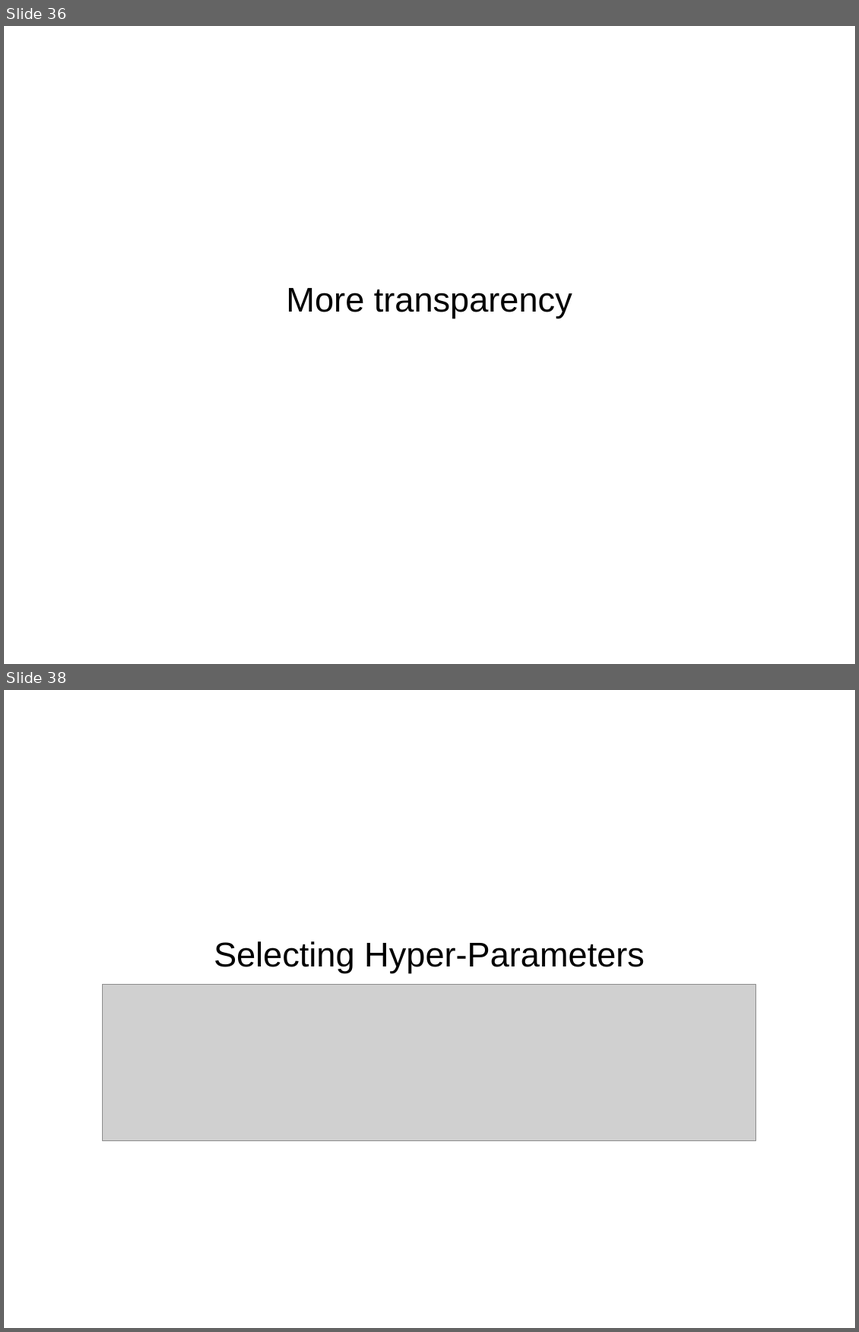
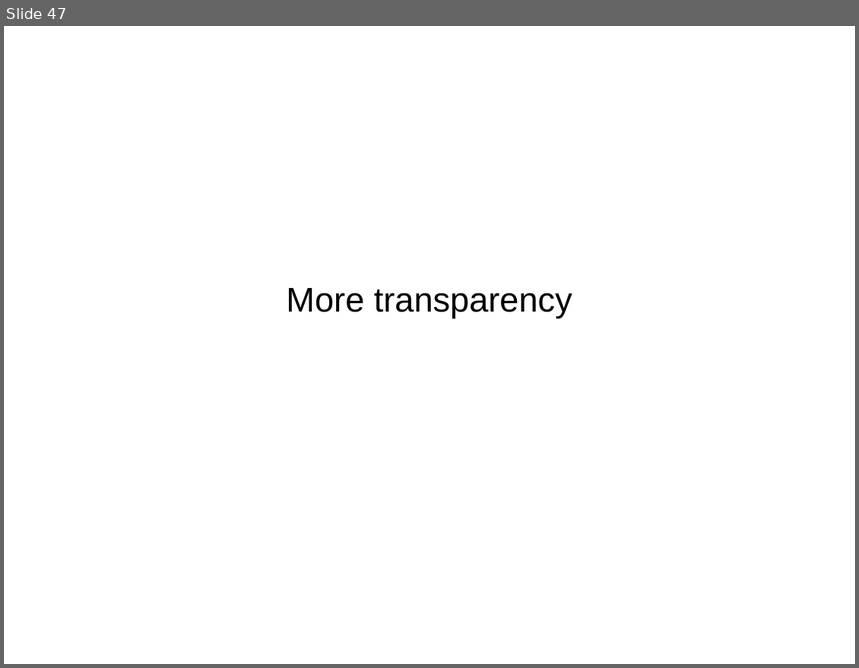
Before and after one commit to amueller/talks_odt, a slide deck: pycon_india_keynote.odp. Shown one above the other, each under a label of ours: slides 36 and 38 before the commit, slide 47 after it; the slides between them are not shown. The pictures are 859x1332 and 859x668 pixels, drawn with LibreOffice and Linux fonts; fonts in the diff are those of the drawing; grey boxes stand for pictures. Boxes give left, top, right and bottom in pixels: in the first picture for what was removed or moved away, otherwise in the second. Text is boxed around its words. In the diff, an @@ line names an element or a change of style, - is before the commit and + after.

```diff
--- a/pycon_india_keynote.odp
+++ b/pycon_india_keynote.odp
@@ slide 38 removed at (x1=4, y1=690, x2=855, y2=1328), background #FFFFFF @@
@@ subtitle removed at (x1=214, y1=942, x2=645, y2=973) @@
-Selecting Hyper-Parameters
@@ picture removed at (x1=102, y1=985, x2=756, y2=1142) @@
@@ what was slide 36 is now slide 47 @@
```
Also in this commit, not shown: 5 slides changed, 17 slides added, 9 other slides removed.
